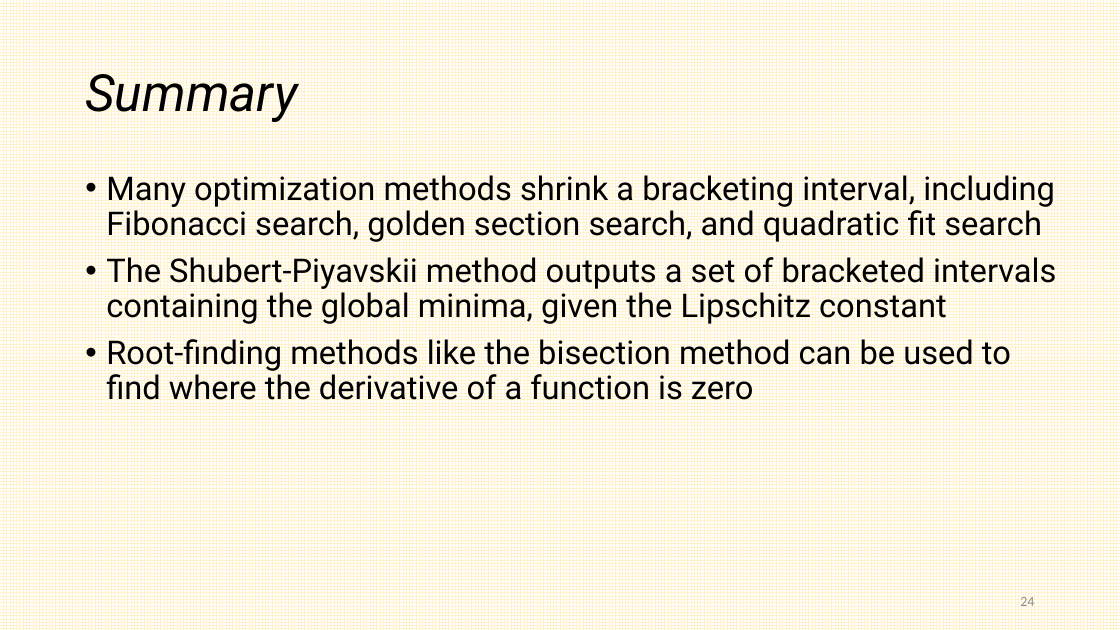
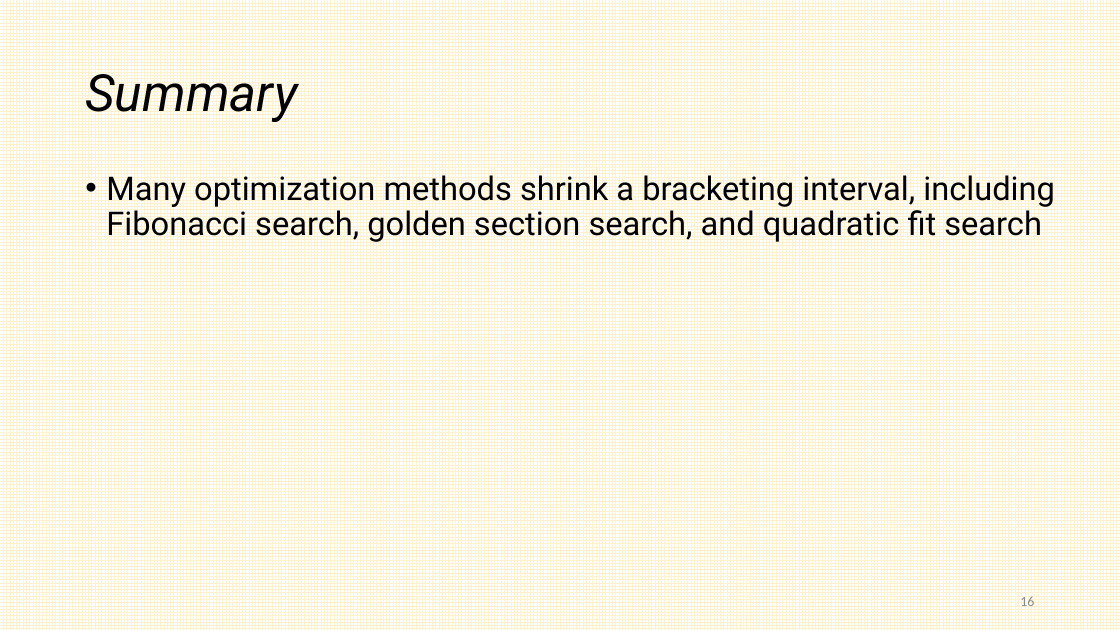
Before and after one commit to rodicaioanalung/cod_ro_kl, a slide deck: slide 16 of II. Derivatives, Gradients and Local Search (1 h)/2.1ro.pptx (slide 24 before the commit). Drawn at 1120x630 pixels with LibreOffice and Linux fonts; fonts in the diff are those of the drawing. Boxes give left, top, right and bottom in pixels: in the first picture for what was removed or moved away, otherwise in the second. Text is boxed around its words. In the diff, an @@ line names an element or a change of style, - is before the commit and + after.

```diff
--- a/II. Derivatives, Gradients and Local Search (1 h)/2.1ro.pptx
+++ b/II. Derivatives, Gradients and Local Search (1 h)/2.1ro.pptx
@@ text at (x1=106, y1=253, x2=1056, y2=408): paragraphs removed @@
-• The Shubert-Piyavskii method outputs a set of bracketed intervals containing the global minima, given the Lipschitz constant
-• Root-finding methods like the bisection method can be used to find where the derivative of a function is zero
@@ page number at (x1=1020, y1=594, x2=1034, y2=609): text changed @@
-24
+16
```
Also in this commit, not shown: 12 other slides changed, 8 slides removed, 6 other files.
